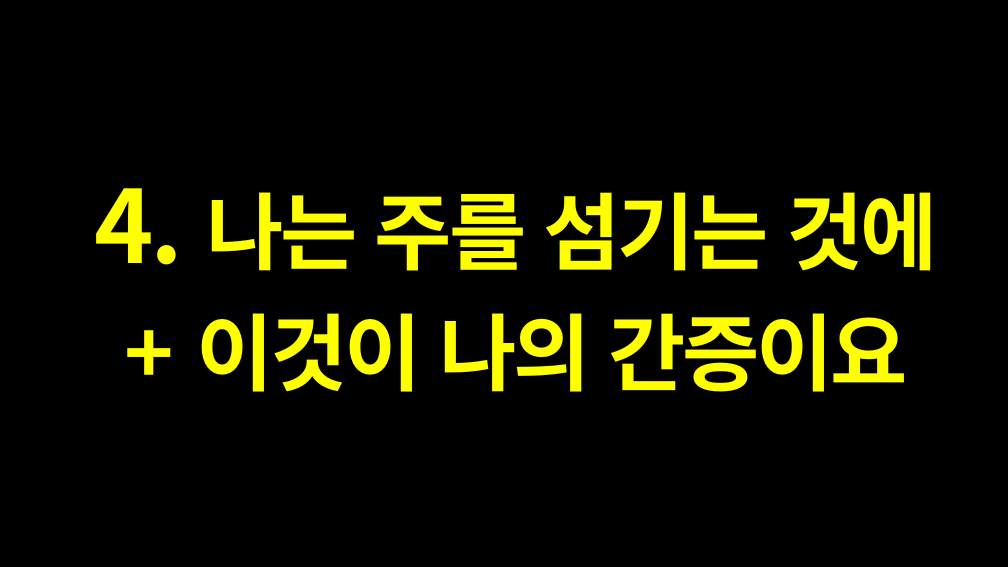
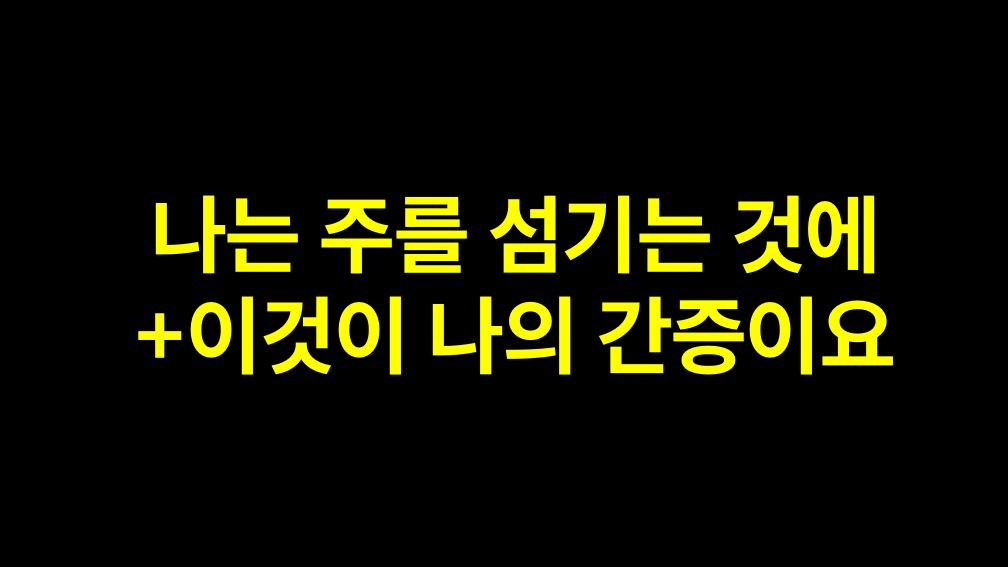
Before and after one commit to JohnHaan/lyrics-generator, a slide deck: slide 1 of songs/song-04/song.pptx. Drawn at 1008x567 pixels with LibreOffice and Linux fonts; fonts in the diff are those of the drawing. Boxes give left, top, right and bottom in pixels: in the first picture for what was removed or moved away, otherwise in the second. Text is boxed around its words. In the diff, an @@ line names an element or a change of style, - is before the commit and + after.

```diff
--- a/songs/song-04/song.pptx
+++ b/songs/song-04/song.pptx
@@ text at (136,195,897,375): text changed @@
-4. 나는 주를 섬기는 것에
-+ 이것이 나의 간증이요
+나는 주를 섬기는 것에+이것이 나의 간증이요
```
Also in this commit, not shown: 6 other slides changed, 11 other files.
